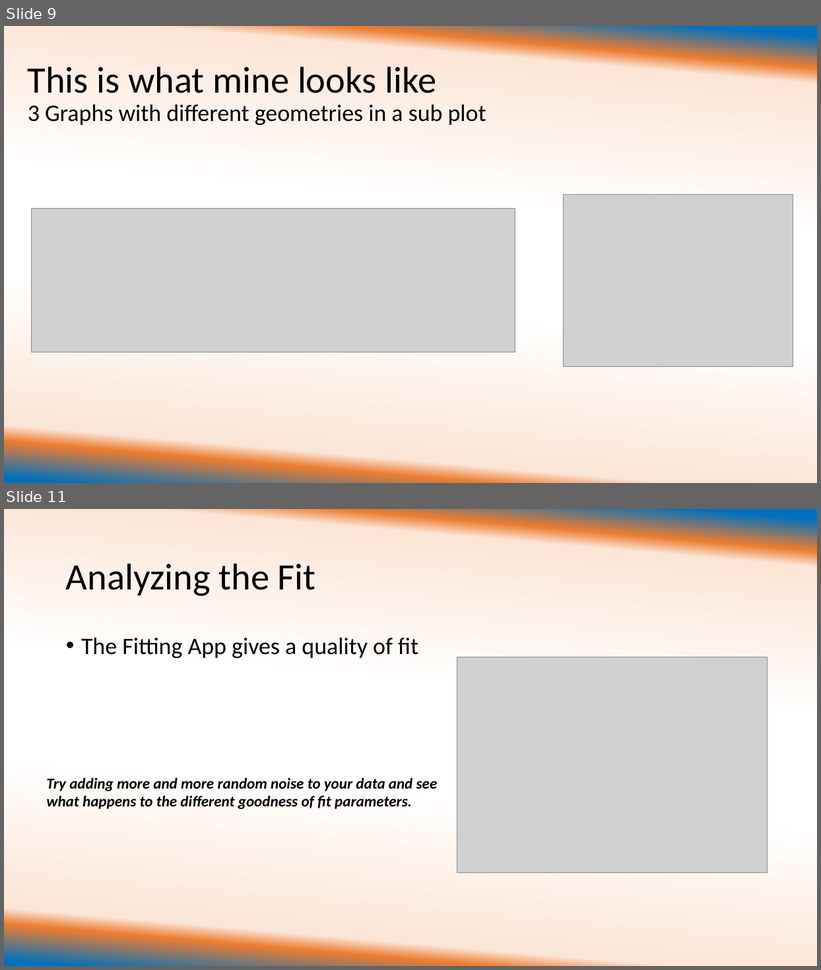
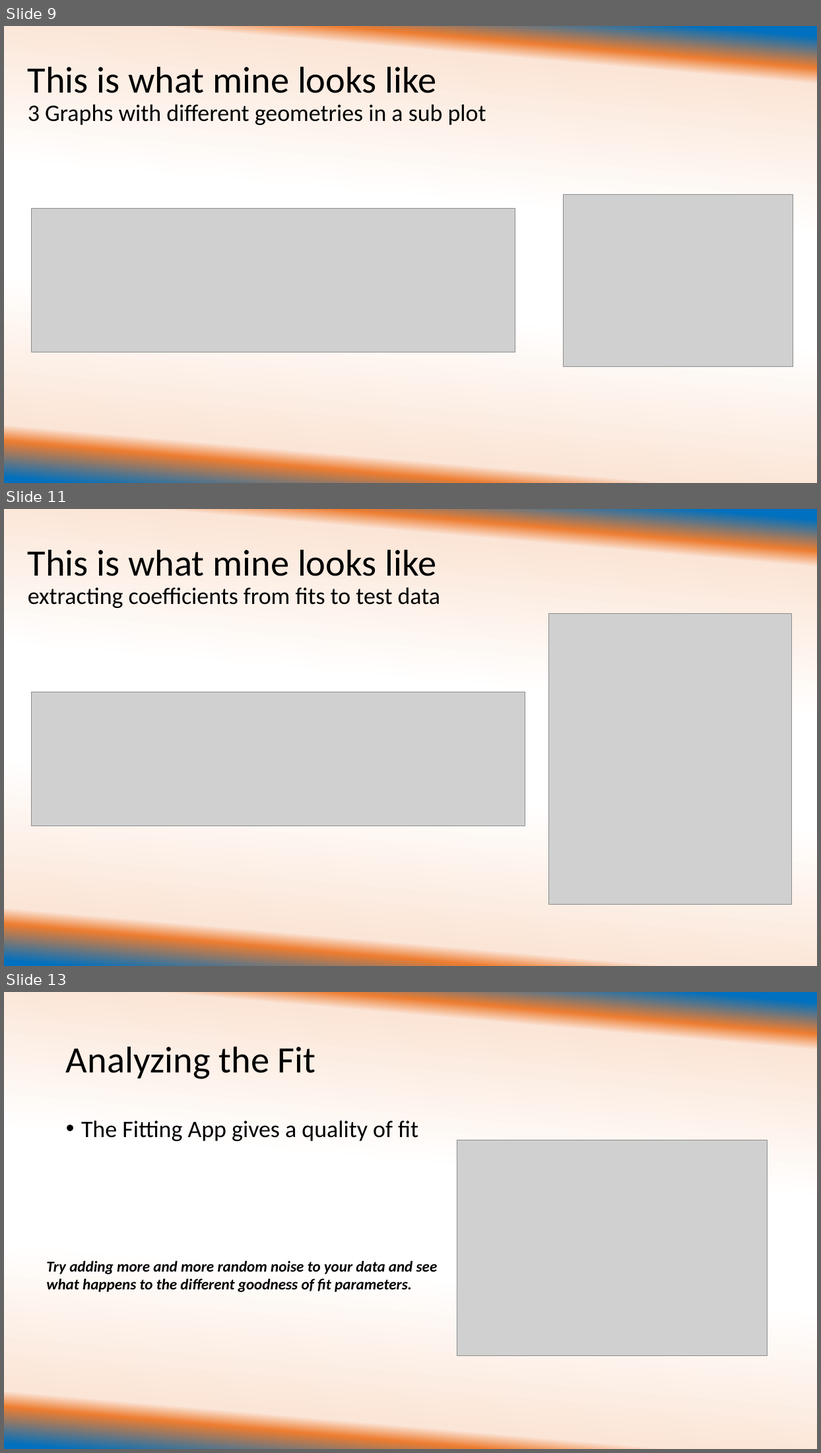
Before and after one commit to ehuemill/Intro-to-Matlab, a slide deck: Day 2 of Crash Course/University of Illinois REU Introduction to Matlab Day 2 with examples.pptx. Shown one above the other, each under a label of ours: slides 9 and 11 before the commit, slides 9, 11 and 13 after it; the slides between them are not shown. The pictures are 821x970 and 821x1453 pixels, drawn with LibreOffice and Linux fonts; fonts in the diff are those of the drawing; grey boxes stand for pictures. Boxes give left, top, right and bottom in pixels: in the first picture for what was removed or moved away, otherwise in the second. Text is boxed around its words. In the diff, an @@ line names an element or a change of style, - is before the commit and + after.

```diff
--- a/Day 2 of Crash Course/University of Illinois REU Introduction to Matlab Day 2 with examples.pptx
+++ b/Day 2 of Crash Course/University of Illinois REU Introduction to Matlab Day 2 with examples.pptx
@@ slide 11 added at (4, 509, 817, 966), background gradient #0070C0 to #ED7D31 to #FBE5D6 to #FFFFFF @@
@@ title added at (28, 549, 441, 608), 28 pt, text #000000 @@
+This is what mine looks like
+extracting coefficients from fits to test data
@@ picture added at (548, 614, 791, 905) @@
@@ picture added at (32, 692, 525, 827) @@
@@ what was slide 11 is now slide 13 @@
```
Also in this commit, not shown: 2 slides changed, 1 other slide added.
